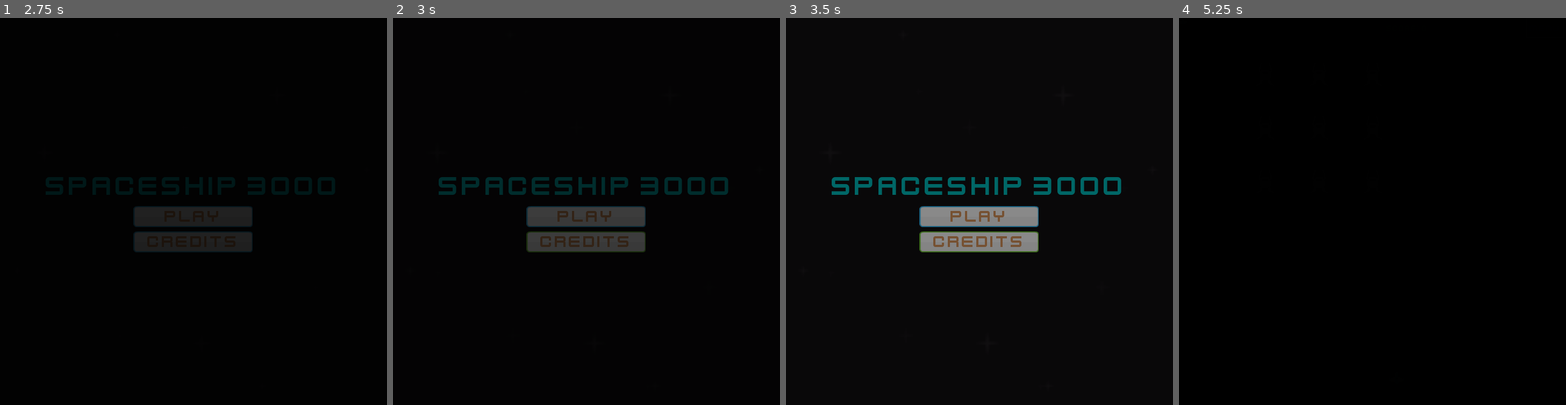
Above: before the commit, frames 1-4 (left to right).
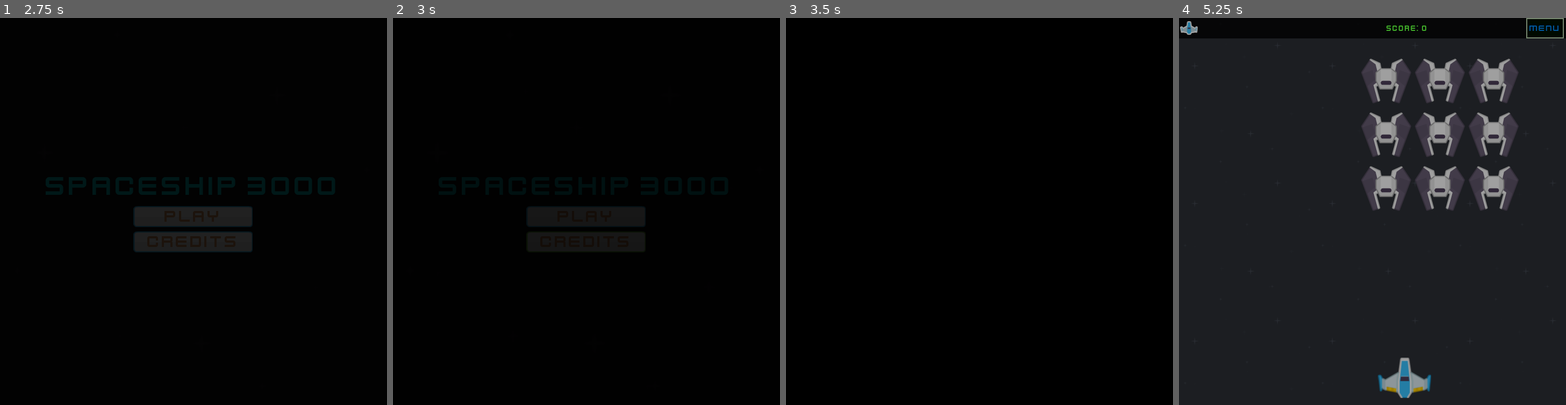
Above: after the commit, the same moments.

Repository: MatiasVME/Spaceship3000
Game: Godot game, scene res://UI/MainScreens/Splash/Splash.tscn
The game is run twice, just before and just after one commit, with the same random seed, the same clock (stepped at 60 frames per second) and the same inputs.
Inputs (mouse positions are in pixels of both pictures, inside the frame that each line leads up to):
- Up to frame 1 (2.75 s): tap Enter (ui_accept) at 0.5, 0.77, 1.52, 2 s; hold Right (ui_right) 0.53-1.28 s; hold Left (ui_left) 1.28-2.03 s; hold Right (ui_right) from 2.03 s (still down)
- Up to frame 2 (3 s): release Right (ui_right) at 2.75 s; click "Credits" at 2.75 s
- Up to frame 3 (3.5 s): no input
- Up to frame 4 (5.25 s): click "Play" at 3.5 s; click (1372, 215) at 4.25 s, where only the run before the commit has a clickable "Play"; hold Right (ui_right) from 5.03 s (still down)

Frame 1 is identical in both runs. In frame 2, 4.7% of the frame differs, in the area x 11-87%, y 41-61%; in frame 3, 5.0%; in frame 4, 95%, in the area x 0-100%, y 0-100%.

Commit message:
Poniendo sonidos y música, también créditos

Diff:
--- a/Game/Enemies/Enemy.gd
+++ b/Game/Enemies/Enemy.gd
@@ -76,11 +76,12 @@
 		inst_bullet.bullet_owner = Main.BulletOwner.ENEMY
 
 		rand_number = randf_range(
-			clamp(5 - Main.level * 1.05, 0.5, 6.0),
-			clamp(20 - Main.level * 1.1, 2, 20)
+			clamp(3 - Main.level * 1.05, 0.5, 6.0),
+			clamp(15 - Main.level * 1.1, 2, 20)
 		)
 
 		time_fire = 0
+		$EnemyLaser.play()
 		fire = false
 
 
@@ -111,6 +112,7 @@
 func dead():
 	$Collision.set_deferred("disabled", true)
 	$Anim.play("destroy")
+	$EnemyDead.play()
 
 
 func _on_anim_animation_finished(anim_name):
--- a/Game/Enemies/Enemy.tscn
+++ b/Game/Enemies/Enemy.tscn
@@ -21,6 +21,8 @@
 [ext_resource type="Texture2D" uid="uid://b4hps66h86blx" path="res://Game/Enemies/EnemySkin/enemyRed3.png" id="19_2k1ge"]
 [ext_resource type="Texture2D" uid="uid://dyn7rvo366i0d" path="res://Game/Enemies/EnemySkin/enemyRed4.png" id="20_03fp3"]
 [ext_resource type="Texture2D" uid="uid://6xpqnvyx33do" path="res://Game/Enemies/EnemySkin/enemyRed5.png" id="21_hfp36"]
+[ext_resource type="AudioStream" uid="uid://bwap2p75kb4ja" path="res://Sounds/SFX/EnemyDead.ogg" id="22_r08fn"]
+[ext_resource type="AudioStream" uid="uid://dqdfrfk7n2qlq" path="res://Sounds/SFX/EnemyLaser.ogg" id="23_eljx0"]
 
 [sub_resource type="SpriteFrames" id="SpriteFrames_rdbtg"]
 animations = [{
@@ -155,6 +157,19 @@
 "show": SubResource("Animation_or3bg")
 }
 
+[sub_resource type="AudioStreamRandomizer" id="AudioStreamRandomizer_gc7lf"]
+streams_count = 1
+playback_mode = 1
+random_volume_offset_db = 3.81
+stream_0/stream = ExtResource("22_r08fn")
+stream_0/weight = 1.0
+
+[sub_resource type="AudioStreamRandomizer" id="AudioStreamRandomizer_ro4mc"]
+streams_count = 1
+playback_mode = 1
+stream_0/stream = ExtResource("23_eljx0")
+stream_0/weight = 1.0
+
 [node name="Enemy" type="Area2D" groups=["Enemy"]]
 script = ExtResource("1_dqgwq")
 
@@ -175,4 +190,10 @@
 [node name="BulletSpawn" type="Marker2D" parent="."]
 position = Vector2(0, 39)
 
+[node name="EnemyDead" type="AudioStreamPlayer2D" parent="."]
+stream = SubResource("AudioStreamRandomizer_gc7lf")
+
+[node name="EnemyLaser" type="AudioStreamPlayer2D" parent="."]
+stream = SubResource("AudioStreamRandomizer_ro4mc")
+
 [connection signal="animation_finished" from="Anim" to="." method="_on_anim_animation_finished"]
--- a/Game/Levels/Level.gd
+++ b/Game/Levels/Level.gd
@@ -14,6 +14,8 @@
 	Main.lives = 1
 
 	Signals.dead.connect(_on_dead)
+
+	$LevelMusic.play()
 
 
 func _input(event):
--- a/Game/Levels/Level.tscn
+++ b/Game/Levels/Level.tscn
@@ -1,7 +1,8 @@
-[gd_scene load_steps=4 format=3 uid="uid://vswkotewdkj8"]
+[gd_scene load_steps=5 format=3 uid="uid://vswkotewdkj8"]
 
 [ext_resource type="Script" path="res://Game/Levels/Level.gd" id="1_jo8yb"]
 [ext_resource type="Texture2D" uid="uid://yydgi7xwjmrp" path="res://UI/Backgrounds/blue.png" id="2_83fuc"]
+[ext_resource type="AudioStream" uid="uid://bcswn1530phbj" path="res://Sounds/BGM/Level.ogg" id="4_fdx5v"]
 [ext_resource type="PackedScene" uid="uid://7d76tlg2ifhc" path="res://Game/HUD/HUD.tscn" id="5_fbup6"]
 
 [node name="Level" type="Node2D"]
@@ -32,4 +33,8 @@
 grow_horizontal = 1
 grow_vertical = 1
 
+[node name="LevelMusic" type="AudioStreamPlayer" parent="."]
+stream = ExtResource("4_fdx5v")
+autoplay = true
+
 [connection signal="timeout" from="Timer" to="." method="_on_timer_timeout"]
--- a/Game/Players/Player.gd
+++ b/Game/Players/Player.gd
@@ -46,6 +46,7 @@
 		get_parent().add_child(inst_bullet)
 		inst_bullet.direction = inst_bullet.BulletDirection.TOP
 		inst_bullet.global_position = $BulletSpawn.global_position
+		$Laser.play()
 
 		time = 0.0
 
@@ -56,6 +57,7 @@
 		one_time_dead = false
 
 		Main.lives -= 1
+		$Explosion.play()
 
 
 func _on_anim_animation_finished(anim_name):
--- a/Game/Players/Player.tscn
+++ b/Game/Players/Player.tscn
@@ -1,7 +1,9 @@
-[gd_scene load_steps=8 format=3 uid="uid://b51q6xeg4gthp"]
+[gd_scene load_steps=10 format=3 uid="uid://b51q6xeg4gthp"]
 
 [ext_resource type="Texture2D" uid="uid://b5a8rv0532bbp" path="res://Game/Players/Blue/playerShip1_blue.png" id="1_6pm8v"]
 [ext_resource type="Script" path="res://Game/Players/Player.gd" id="1_pewy0"]
+[ext_resource type="AudioStream" uid="uid://b6g3xsosx11nw" path="res://Sounds/SFX/LaserPlayer.ogg" id="3_0rwqg"]
+[ext_resource type="AudioStream" uid="uid://ckr6fhmjkb43g" path="res://Sounds/SFX/PlayerExplosion.ogg" id="4_028f0"]
 
 [sub_resource type="CircleShape2D" id="CircleShape2D_kq478"]
 radius = 30.0
@@ -102,4 +104,10 @@
 [node name="BulletSpawn" type="Marker2D" parent="."]
 position = Vector2(0, -55)
 
+[node name="Laser" type="AudioStreamPlayer2D" parent="."]
+stream = ExtResource("3_0rwqg")
+
+[node name="Explosion" type="AudioStreamPlayer2D" parent="."]
+stream = ExtResource("4_028f0")
+
 [connection signal="animation_finished" from="Anim" to="." method="_on_anim_animation_finished"]
--- /dev/null
+++ b/UI/MainScreens/Credits/Credits.gd
@@ -0,0 +1,5 @@
+extends Control
+
+
+func _on_back_pressed():
+	Curtain.change_scene_to_file("res://UI/MainScreens/MenuScreen/MenuScreen.tscn")
--- /dev/null
+++ b/UI/MainScreens/Credits/Credits.tscn
@@ -0,0 +1,60 @@
+[gd_scene load_steps=5 format=3 uid="uid://bmenekfbymybi"]
+
+[ext_resource type="Texture2D" uid="uid://b8pklt5b1wj2e" path="res://UI/Backgrounds/black.png" id="1_epyk7"]
+[ext_resource type="Script" path="res://UI/MainScreens/Credits/Credits.gd" id="1_vgaxh"]
+[ext_resource type="FontFile" uid="uid://cdl60ysr0ohag" path="res://UI/Fonts/kenvector_future_thin.ttf" id="2_u6w3o"]
+[ext_resource type="FontFile" uid="uid://d4lwwgbtr4u4d" path="res://UI/Fonts/kenvector_future.ttf" id="3_lix2y"]
+
+[node name="Credits" type="Control"]
+layout_mode = 3
+anchors_preset = 15
+anchor_right = 1.0
+anchor_bottom = 1.0
+grow_horizontal = 2
+grow_vertical = 2
+script = ExtResource("1_vgaxh")
+
+[node name="Background" type="TextureRect" parent="."]
+layout_mode = 1
+anchors_preset = 15
+anchor_right = 1.0
+anchor_bottom = 1.0
+grow_horizontal = 2
+grow_vertical = 2
+texture = ExtResource("1_epyk7")
+stretch_mode = 1
+
+[node name="Margin" type="CenterContainer" parent="Background"]
+layout_mode = 1
+anchors_preset = 8
+anchor_left = 0.5
+anchor_top = 0.5
+anchor_right = 0.5
+anchor_bottom = 0.5
+offset_left = -0.5
+offset_right = 0.5
+grow_horizontal = 2
+grow_vertical = 2
+
+[node name="Credits" type="RichTextLabel" parent="Background/Margin"]
+custom_minimum_size = Vector2(400, 100)
+layout_mode = 2
+theme_override_fonts/normal_font = ExtResource("2_u6w3o")
+theme_override_fonts/bold_font = ExtResource("3_lix2y")
+bbcode_enabled = true
+text = "[center][b][color=blue]Credits[/color][/b]
+
+[b][color=orange]Programmer / Game Design[/color][/b]
+[color=green]Matías Muñoz Esponza[/color]
+[/center]"
+
+[node name="Back" type="TextureButton" parent="."]
+layout_mode = 1
+anchors_preset = 15
+anchor_right = 1.0
+anchor_bottom = 1.0
+grow_horizontal = 2
+grow_vertical = 2
+
+[connection signal="gui_input" from="Background/Margin/Credits" to="." method="_on_credits_gui_input"]
+[connection signal="pressed" from="Back" to="." method="_on_back_pressed"]
--- a/UI/MainScreens/MenuScreen/MenuScreen.gd
+++ b/UI/MainScreens/MenuScreen/MenuScreen.gd
@@ -3,3 +3,7 @@
 
 func _on_play_pressed():
 	Curtain.change_scene_to_file("res://Game/Levels/Level.tscn")
+
+
+func _on_credits_pressed():
+	Curtain.change_scene_to_file("res://UI/MainScreens/Credits/Credits.tscn")
--- a/UI/MainScreens/MenuScreen/MenuScreen.tscn
+++ b/UI/MainScreens/MenuScreen/MenuScreen.tscn
@@ -6,6 +6,7 @@
 [ext_resource type="Texture2D" uid="uid://cxh570k2ms153" path="res://UI/Buttons/buttonBlue.png" id="3_34dda"]
 [ext_resource type="Texture2D" uid="uid://rdpd32ms7qj4" path="res://UI/Buttons/buttonYellow.png" id="4_i3pjs"]
 [ext_resource type="Texture2D" uid="uid://bsr7g6xfuhggu" path="res://UI/Buttons/buttonGreen.png" id="5_lstm4"]
+[ext_resource type="AudioStream" uid="uid://c5hkvxuki8j0w" path="res://Sounds/BGM/Menu.ogg" id="7_hfp72"]
 
 [sub_resource type="LabelSettings" id="LabelSettings_duq4h"]
 font = ExtResource("2_3eotq")
@@ -90,4 +91,9 @@
 horizontal_alignment = 1
 vertical_alignment = 1
 
+[node name="MenuMusic" type="AudioStreamPlayer" parent="."]
+stream = ExtResource("7_hfp72")
+autoplay = true
+
 [connection signal="pressed" from="Center/VBox/Play" to="." method="_on_play_pressed"]
+[connection signal="pressed" from="Center/VBox/Credits" to="." method="_on_credits_pressed"]
--- a/UI/MainScreens/Splash/Splash.tscn
+++ b/UI/MainScreens/Splash/Splash.tscn
@@ -1,8 +1,9 @@
-[gd_scene load_steps=5 format=3 uid="uid://b3t8kd61wjitq"]
+[gd_scene load_steps=6 format=3 uid="uid://b3t8kd61wjitq"]
 
 [ext_resource type="Script" path="res://UI/MainScreens/Splash/Splash.gd" id="1_xipwu"]
 [ext_resource type="Texture2D" uid="uid://b8pklt5b1wj2e" path="res://UI/Backgrounds/black.png" id="2_n6gba"]
 [ext_resource type="FontFile" uid="uid://d4lwwgbtr4u4d" path="res://UI/Fonts/kenvector_future.ttf" id="3_27lam"]
+[ext_resource type="AudioStream" uid="uid://dgr1yso65xnnl" path="res://Sounds/BGM/Intro.ogg" id="4_6qwwc"]
 
 [sub_resource type="LabelSettings" id="LabelSettings_83vhw"]
 font = ExtResource("3_27lam")
@@ -48,3 +49,7 @@
 NAME"
 label_settings = SubResource("LabelSettings_83vhw")
 horizontal_alignment = 1
+
+[node name="SplashMusic" type="AudioStreamPlayer" parent="."]
+stream = ExtResource("4_6qwwc")
+autoplay = true
Not shown: 1 places in Game/Enemies/Enemy.tscn that only renumber resources
Not shown, added: Sounds/BGM/Intro.ogg.import
Not shown, added: Sounds/BGM/Level.ogg.import
Not shown, added: Sounds/BGM/Menu.ogg.import
Not shown, added: Sounds/SFX/EnemyDead.ogg.import
Not shown, added: Sounds/SFX/EnemyLaser.ogg.import
Not shown, added: Sounds/SFX/LaserPlayer.ogg.import
Not shown, added: Sounds/SFX/Live.ogg.import
Not shown, added: Sounds/SFX/PlayerExplosion.ogg.import
Not shown: 1 places in UI/MainScreens/MenuScreen/MenuScreen.tscn that only renumber resources
Not shown, added: Sounds/BGM/Intro.ogg
Not shown, added: Sounds/BGM/Level.ogg
(and 6 more such lines)
